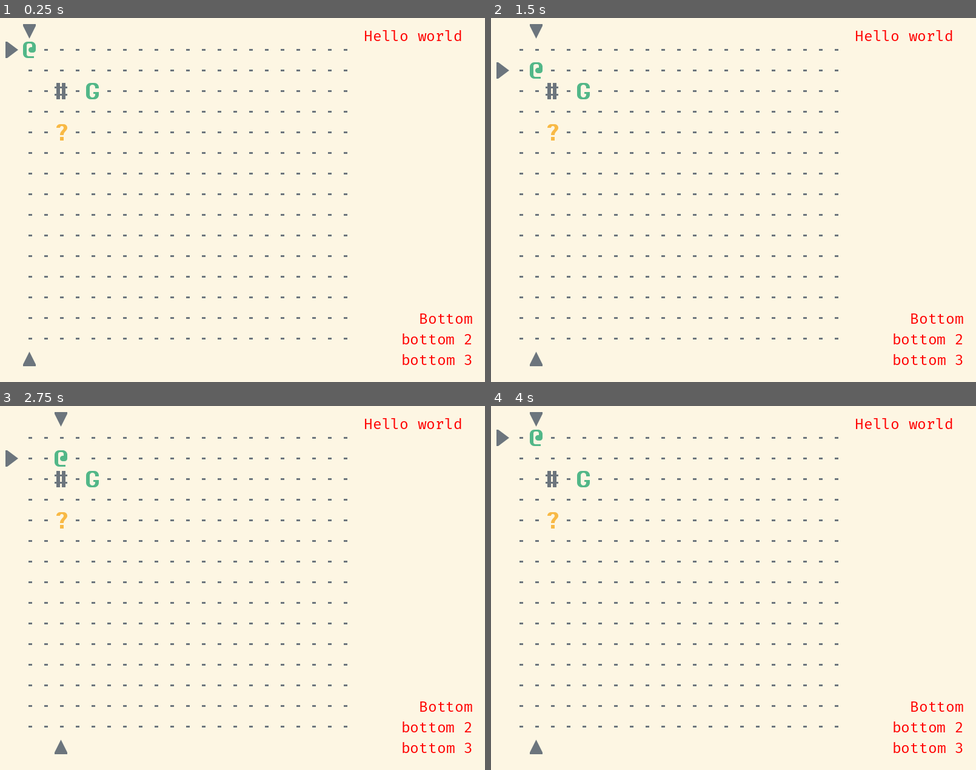
Above: before the commit, frames 1-4 (two rows, left to right).
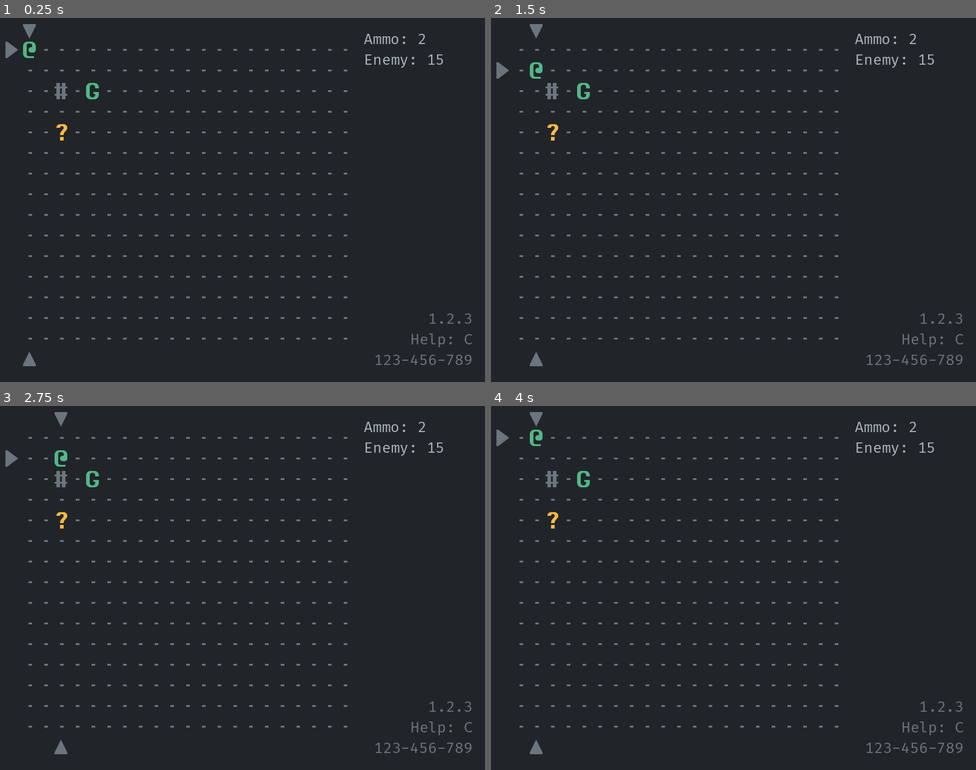
Above: after the commit, the same moments.

Repository: Bozar/godot-4-roguelike-demo
Game: Godot game, scene res://scene/main/main_game.tscn
The game is run twice, just before and just after one commit, with the same random seed, the same clock (stepped at 60 frames per second) and the same inputs.
Inputs:
- Up to frame 1 (0.25 s): no input
- Up to frame 2 (1.5 s): tap Enter at 0.5 s; hold Right (move_right) 0.53-1.28 s; tap Space at 1.25 s; hold Down (move_down) from 1.28 s (still down)
- Up to frame 3 (2.75 s): tap Enter at 2 s; release Down (move_down) at 2.03 s; hold Right (move_right) from 2.03 s (still down)
- Up to frame 4 (4 s): tap Space at 2.75 s; release Right (move_right) at 2.78 s; hold Up (move_up) 2.78-3.53 s; tap Enter at 3.5 s; hold Left (move_left) from 3.53 s (still down)

The runs differ from the first frame. In frame 1, 98% of the frame differs, in the area x 0-100%, y 0-100%; in frame 2, 98%; in frame 3, 98%; in frame 4, 98%.

Commit message:
Attach scripts to GUI nodes.

Diff:
--- /dev/null
+++ b/library/custom_label.gd
@@ -0,0 +1,21 @@
+class_name CustomLabel
+extends Label
+
+
+func _ready() -> void:
+    text = ""
+
+
+func init_label() -> void:
+    pass
+
+
+func update_label() -> void:
+    pass
+
+
+func _set_font_color(is_light_color: bool) -> void:
+    # TODO: Get palette from GameSetting node.
+    var palette: Dictionary = {}
+    add_theme_color_override("font_color", Palette.get_color(palette,
+            MainTag.GUI_TEXT, is_light_color))
--- /dev/null
+++ b/library/custom_margin_container.gd
@@ -0,0 +1,10 @@
+class_name CustomMarginContainer
+extends MarginContainer
+
+
+func init_gui() -> void:
+    pass
+
+
+func update_gui() -> void:
+    pass
--- a/library/palette.gd
+++ b/library/palette.gd
@@ -20,7 +20,8 @@
 const DEBUG: String = "#FE4A49"
 
 const DEFAULT_PALETTE: Dictionary = {
-    MainTag.BACKGROUND: [BACKGROUND_YELLOW, BACKGROUND_YELLOW],
+    MainTag.BACKGROUND: [BACKGROUND_BLACK, BACKGROUND_BLACK],
+    # MainTag.BACKGROUND: [BACKGROUND_YELLOW, BACKGROUND_YELLOW],
     MainTag.GUI_TEXT: [LIGHT_GREY, GREY],
 
     MainTag.GROUND: [GREY, DARK_GREY],
--- /dev/null
+++ b/scene/main/footnote_label.gd
@@ -0,0 +1,7 @@
+class_name FootnoteLabel
+extends CustomLabel
+
+
+func init_label() -> void:
+    _set_font_color(false)
+    text = "1.2.3\nHelp: C\n123-456-789"
--- /dev/null
+++ b/scene/main/game_state_label.gd
@@ -0,0 +1,7 @@
+class_name GameStateLabel
+extends CustomLabel
+
+
+func init_label() -> void:
+    _set_font_color(true)
+    text = "Ammo: 2\nEnemy: 15"
--- a/scene/main/main_game.tscn
+++ b/scene/main/main_game.tscn
@@ -9,6 +9,9 @@
 [ext_resource type="Script" path="res://scene/main/dungeon_board.gd" id="8_g8upp"]
 [ext_resource type="Theme" uid="uid://bkqmmahujknn0" path="res://resource/default_theme.tres" id="9_cjp20"]
 [ext_resource type="Script" path="res://scene/main/pc_action.gd" id="9_ewavl"]
+[ext_resource type="Script" path="res://scene/main/sidebar.gd" id="10_0leyt"]
+[ext_resource type="Script" path="res://scene/main/game_state_label.gd" id="10_mas04"]
+[ext_resource type="Script" path="res://scene/main/footnote_label.gd" id="11_xdhx6"]
 
 [node name="MainRoot" type="Node2D"]
 script = ExtResource("1_ed0ep")
@@ -39,9 +42,10 @@
 offset_right = 800.0
 offset_bottom = 600.0
 theme = ExtResource("9_cjp20")
-theme_override_constants/margin_top = 15
+theme_override_constants/margin_top = 20
 theme_override_constants/margin_right = 20
 theme_override_constants/margin_bottom = 20
+script = ExtResource("10_0leyt")
 
 [node name="SidebarVBox" type="VBoxContainer" parent="Sidebar"]
 layout_mode = 2
@@ -49,11 +53,9 @@
 [node name="GameStateLabel" type="Label" parent="Sidebar/SidebarVBox"]
 layout_mode = 2
 size_flags_vertical = 3
-text = "Hello world"
+script = ExtResource("10_mas04")
 
 [node name="FootnoteLabel" type="Label" parent="Sidebar/SidebarVBox"]
 layout_mode = 2
-text = "Bottom
-bottom 2
-bottom 3"
 horizontal_alignment = 2
+script = ExtResource("11_xdhx6")
--- a/scene/main/main_root.gd
+++ b/scene/main/main_root.gd
@@ -4,6 +4,7 @@
 
 @onready var _ref_InitWorld: InitWorld = $InitWorld
 @onready var _ref_PlayerInput: PlayerInput = $PlayerInput
+@onready var _ref_Sidebar: CustomMarginContainer = $Sidebar
 
 
 func _ready() -> void:
@@ -11,6 +12,7 @@
 
     _ref_InitWorld.create_world()
     _ref_PlayerInput.set_process_unhandled_input(true)
+    _ref_Sidebar.init_gui()
 
     VisualEffect.set_background_color()
     VisualEffect.set_indicator_color()
--- /dev/null
+++ b/scene/main/sidebar.gd
@@ -0,0 +1,11 @@
+class_name Sidebar
+extends CustomMarginContainer
+
+
+@onready var _ref_GameStateLabel: CustomLabel = $SidebarVBox/GameStateLabel
+@onready var _ref_FootnoteLabel: CustomLabel = $SidebarVBox/FootnoteLabel
+
+
+func init_gui() -> void:
+    _ref_GameStateLabel.init_label()
+    _ref_FootnoteLabel.init_label()
Not shown: 1 places in scene/main/main_game.tscn that only renumber resources
